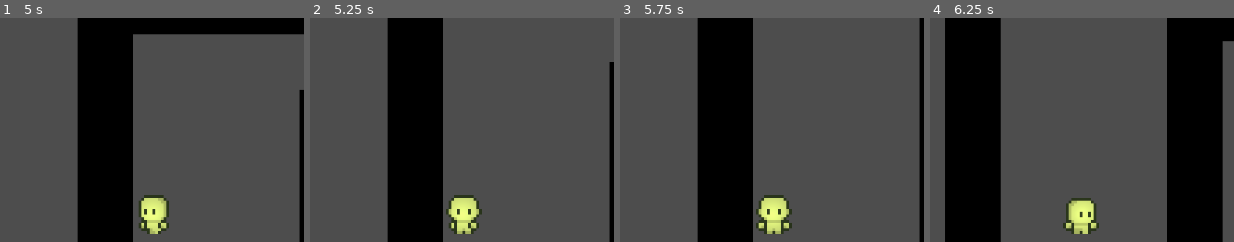
Above: before the commit, frames 1-4 (left to right).
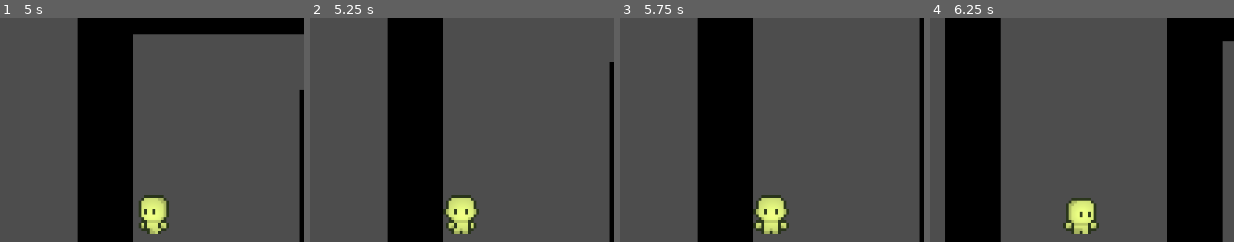
Above: after the commit, the same moments.

Repository: mgreenlaw10/Spring2026PSU-VGDC-Project
Game: Godot game, scene res://game.tscn
Two runs of this game, one before a commit and one after it. Both use one fixed random seed, a clock stepped at 60 frames per second and the inputs below.
Inputs:
- Up to frame 1 (5 s): tap Enter at 0.5 s; hold D (ui_right) 0.53-1.28 s; hold S (ui_down) 1.28-2.03 s; hold D (ui_right) 2.03-2.78 s; hold W (ui_up) 2.78-3.53 s; hold A (ui_left) from 3.53 s (still down)
- Up to frame 2 (5.25 s): release A (ui_left) at 5.03 s; hold S (ui_down) from 5.03 s (still down)
- Up to frame 3 (5.75 s): keep holding S (ui_down)
- Up to frame 4 (6.25 s): release S (ui_down) at 5.78 s; hold D (ui_right) from 5.78 s (still down)
The pictures show only the part of the screen within x 9-59%, y 6-56%; the shares and areas given below are measured in that part.

Frame 1 is identical in both runs. In frame 2, 0.8% of the frame differs, in the area x 43-57%, y 79-97%; in frame 3, 0.9%; in frame 4, nothing differs.

Commit message:
input controller

Diff:
--- a/Template2DRPG/input_controller.gd
+++ b/Template2DRPG/input_controller.gd
@@ -8,32 +8,49 @@
 	KEY_D
 ]
 
-var _movement_key_stack:Array[Key] = []
-var _animator:AnimatedSprite2D
+var _key_stack:Array[Key] = []
+var _released_key_stack:Array[Key] = []
 
-func _init(animator:AnimatedSprite2D) -> void:
-	_animator = animator
+func _init() -> void:
+	for key:Key in MOVEMENT_KEYS:
+		_released_key_stack.push_back(key)
 
-func _input (event:InputEvent) -> void:
-	if (event.keycode in MOVEMENT_KEYS):
-		if (event.is_pressed()):
-			_movement_key_stack.append(event.keycode)
-		if (event.is_released()):
-			_movement_key_stack.remove_at(index_of(event.keycode))
+func set_on(key:Key) -> void:
+	assert(key in MOVEMENT_KEYS)
+	var i:int = _index_of(key, _released_key_stack)
+	if (i != -1):
+		_released_key_stack.remove_at(i)
+		_key_stack.push_back(key)
 
+func set_off(key:Key) -> void:
+	assert(key in MOVEMENT_KEYS)
+	var i:int = _index_of(key, _key_stack)
+	if (i != -1):
+		_key_stack.remove_at(i)
+		_released_key_stack.push_back(key)
 
-func index_of(movement_key:Key) -> int:
-	for i in range(_movement_key_stack.size()):
-		if (_movement_key_stack.get(i) == movement_key):
+func get_first_on() -> Key:
+	if (!_key_stack.is_empty()):
+		return _key_stack[0]
+	return -1
+
+func get_last_on() -> Key:
+	if (!_key_stack.is_empty()):
+		return _key_stack[-1]
+	return -1
+
+func get_first_off() -> Key:
+	if (!_released_key_stack.is_empty()):
+		return _released_key_stack[0]
+	return -1
+
+func get_last_off() -> Key:
+	if (!_released_key_stack.is_empty()):
+		return _released_key_stack[-1]
+	return -1
+
+func _index_of(key:Key, stack:Array[Key]) -> int:
+	for i in range(stack.size()):
+		if (stack.get(i) == key):
 			return i
 	return -1
-
-func get_movement_key_stack():
-	return _movement_key_stack
-
-func _ready() -> void:
-	pass # Replace with function body.
-
-# Called every frame. 'delta' is the elapsed time since the previous frame.
-func _process(delta: float) -> void:
-	pass
--- a/Template2DRPG/player.gd
+++ b/Template2DRPG/player.gd
@@ -5,16 +5,13 @@
 var lock_animation:bool
 var input_controller:InputController
 
-@onready var glow = get_node("Glow")
-@onready var animation = get_node("AnimatedSprite2D")
-@onready var collider = get_node("CollisionShape2D")
+@onready var _glow = get_node("Glow")
+@onready var _animation = get_node("AnimatedSprite2D")
+@onready var _collider = get_node("CollisionShape2D")
 
 func _init() -> void:
 	lock_animation = false
-	input_controller = InputController.new(animation)
-
-func _process(delta: float) -> void:
-	pass
+	input_controller = InputController.new()
 
 
 func is_movement_key(keycode:Key):
@@ -23,47 +20,46 @@
 func _unhandled_input(event:InputEvent) -> void:
 	if event is InputEventKey:
 		if event.pressed and is_movement_key(event.keycode):
+			input_controller.set_on(event.keycode)
 			last_movement_key = event.keycode
+		elif event.is_released() and is_movement_key(event.keycode):
+			input_controller.set_off(event.keycode)
 
 
 func _physics_process(delta: float) -> void:
-	var x_dir := Input.get_axis("ui_left", "ui_right")
-	var y_dir := Input.get_axis("ui_up", "ui_down")
+	var x_dir:float = Input.get_axis("ui_left", "ui_right")
+	var y_dir:float = Input.get_axis("ui_up", "ui_down")
+	self.velocity = Vector2(x_dir * SPEED, y_dir * SPEED)
 
-	print(input_controller.get_movement_key_stack().get(0))
-	if   x_dir > 0:
-		velocity.x = SPEED
-		animation.flip_h = false
-		animation.play("walk_right")
-	elif x_dir < 0:
-		velocity.x = -SPEED
-		animation.flip_h = true
-		animation.play("walk_right")
+	_set_animation(self.velocity)
+	move_and_slide()
+
+func _set_animation(velocity:Vector2) -> void:
+	if (velocity.length() > 0):
+		match (input_controller.get_first_on()):
+			KEY_W:
+				_animation.flip_h = false
+				_animation.play("walk_up")
+			KEY_S:
+				_animation.flip_h = false
+				_animation.play("walk_down")
+			KEY_A:
+				_animation.flip_h = true
+				_animation.play("walk_right")
+			KEY_D:
+				_animation.flip_h = false
+				_animation.play("walk_right")
 	else:
-		velocity.x = 0
-
-	if 	 y_dir > 0:
-		velocity.y = SPEED
-		animation.play("walk_down")
-	elif y_dir < 0:
-		velocity.y = -SPEED
-		animation.play("walk_up")
-
-	else:
-		velocity.y = 0
-
-	if velocity.length() == 0:
-		match last_movement_key:
+		match input_controller.get_last_off():
 			KEY_W:
-				animation.play("idle_up")
+				_animation.flip_h = false
+				_animation.play("idle_up")
 			KEY_S:
-				animation.play("idle_down")
+				_animation.flip_h = false
+				_animation.play("idle_down")
 			KEY_A:
-				animation.flip_h = true
-				animation.play("idle_right")
+				_animation.flip_h = true
+				_animation.play("idle_right")
 			KEY_D:
-				animation.flip_h = false
-				animation.play("idle_right")
-
-
-	move_and_slide()
+				_animation.flip_h = false
+				_animation.play("idle_right")
--- a/Template2DRPG/project.godot
+++ b/Template2DRPG/project.godot
@@ -10,7 +10,7 @@
 
 [application]
 
-config/name="movement-test"
+config/name="template2drpg"
 run/main_scene="uid://b7jfha8s02opn"
 config/features=PackedStringArray("4.6", "Forward Plus")
 
